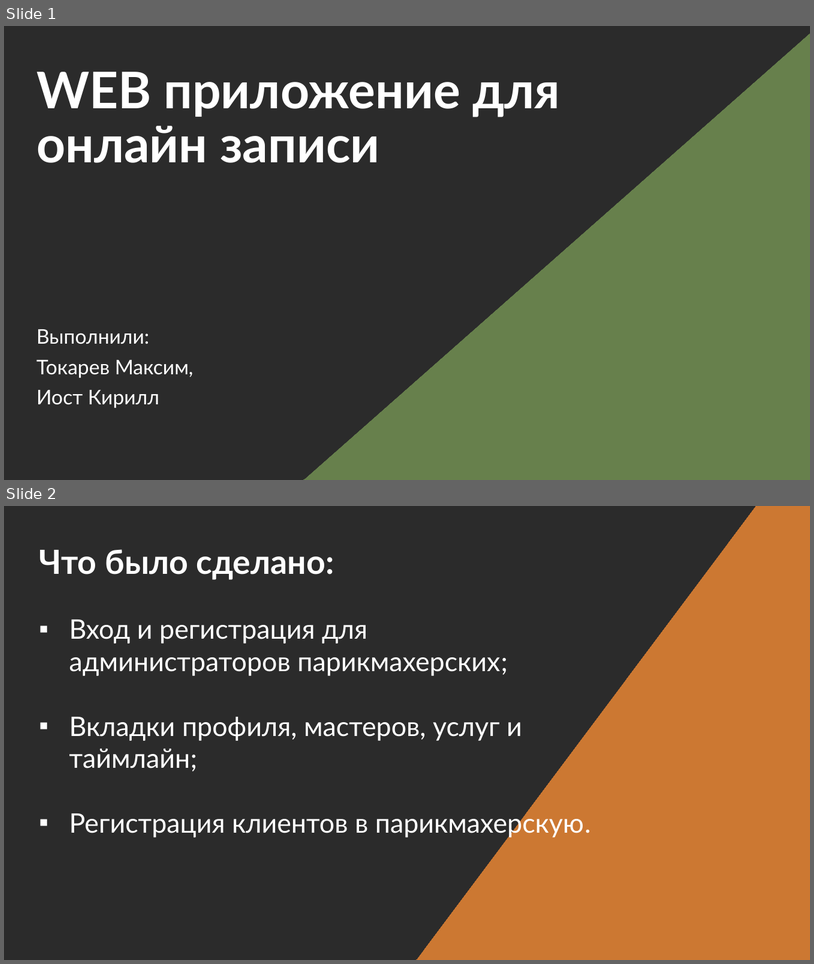
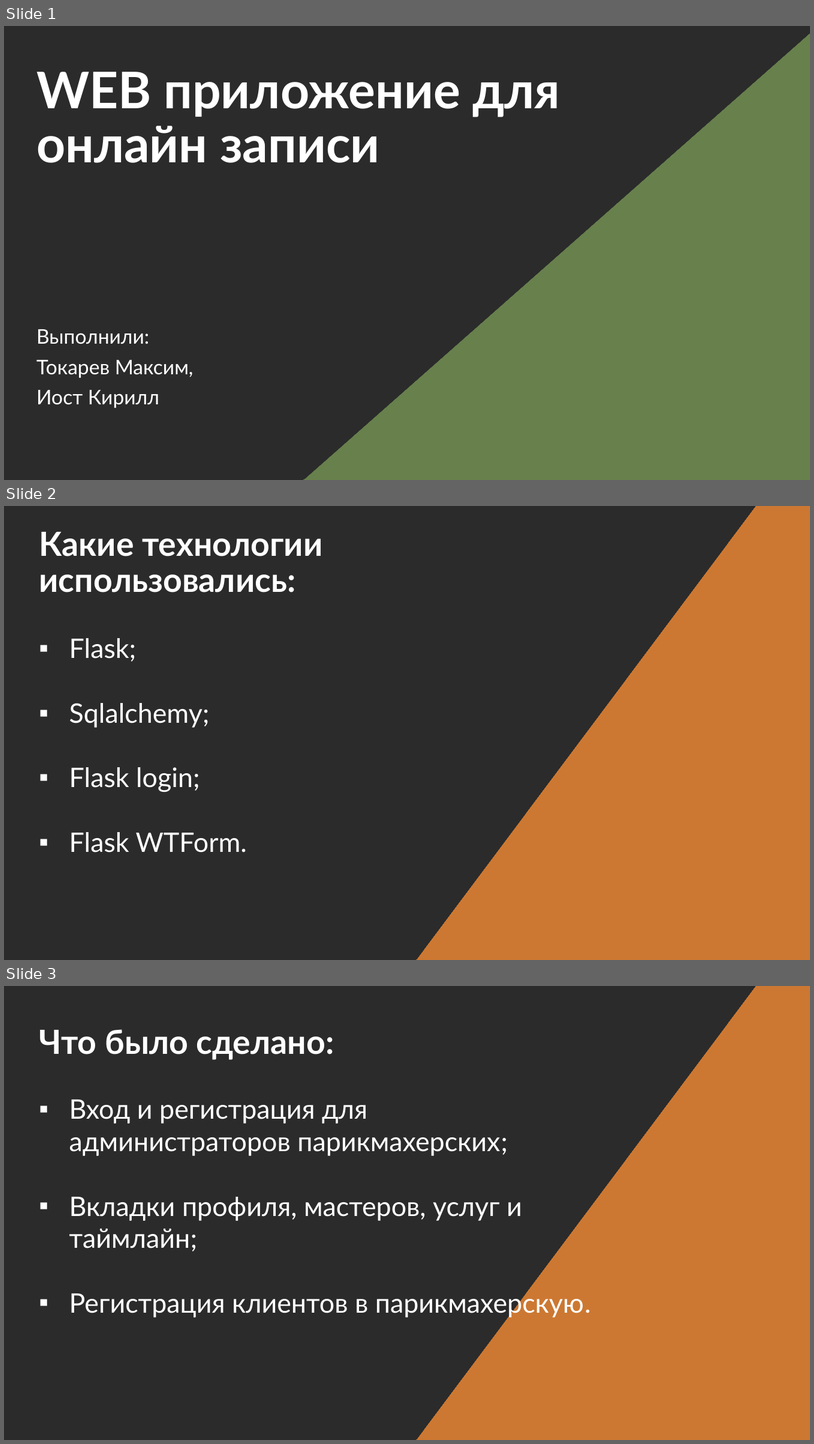
Before and after one commit to chebupelka332-pro/WEB_project, a slide deck: presentation.pptx. Shown one above the other, each under a label of ours: slides 1 and 2 before the commit, slides 1, 2 and 3 after it. The pictures are 814x964 and 814x1444 pixels, drawn with LibreOffice and Linux fonts; fonts in the diff are those of the drawing. Boxes give left, top, right and bottom in pixels: in the first picture for what was removed or moved away, otherwise in the second. Text is boxed around its words. In the diff, an @@ line names an element or a change of style, - is before the commit and + after.

```diff
--- a/presentation.pptx
+++ b/presentation.pptx
@@ slide 2 added at [4,506,810,960], background #2B2B2B @@
@@ rectangle added at [337,506,810,960], fill #CC7832, outline #CC7832 0 pt @@
@@ title added at [39,532,323,592], 39.6 pt, text #FFFFFF, bold @@
+Какие технологии использовались:
@@ text added at [69,638,247,852], 32 pt, text #FFFFFF @@
+▪ Flask;
+▪ Sqlalchemy;
+▪ Flask login;
+▪ Flask WTForm.
@@ what was slide 2 is now slide 3 @@
```
Also in this commit, not shown: 1 other slide added.
